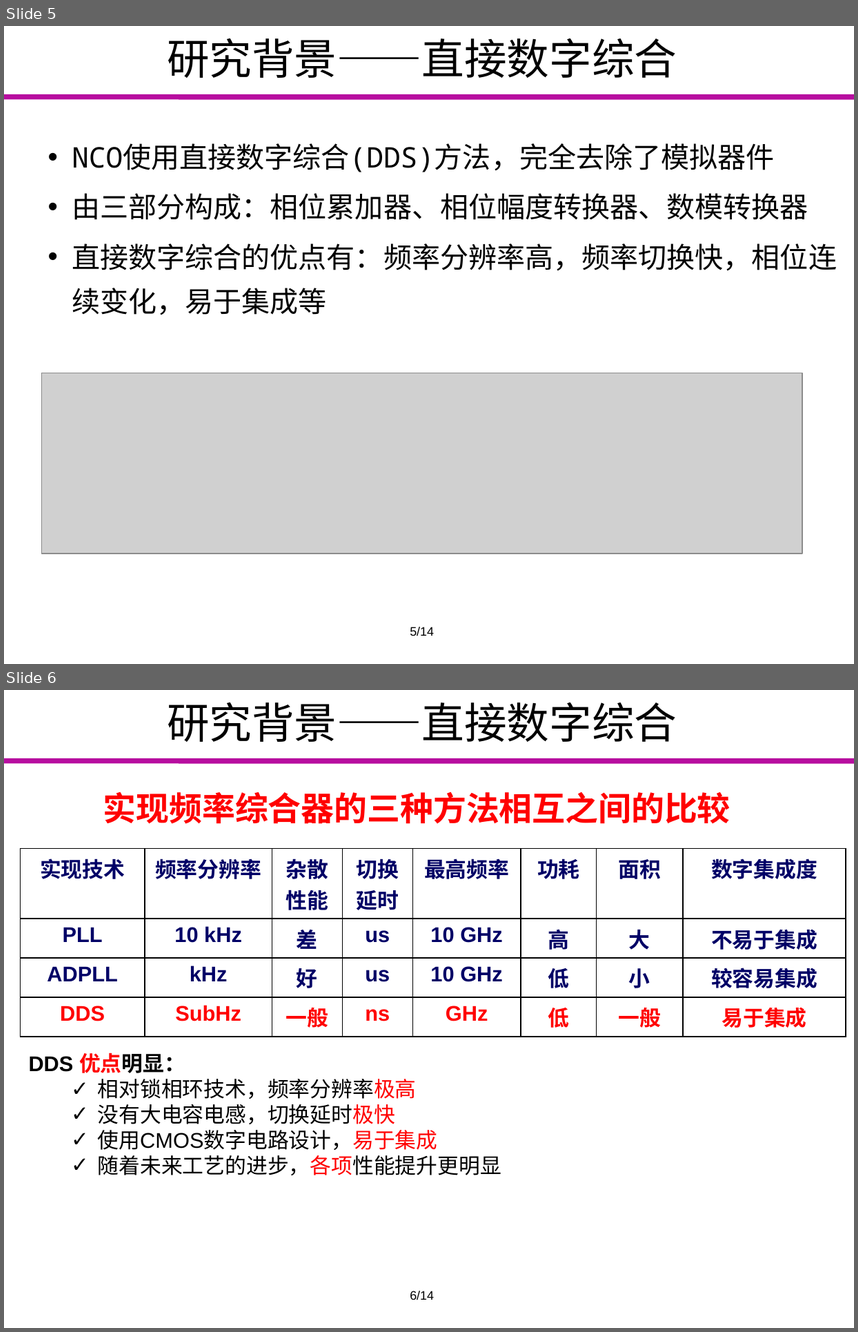
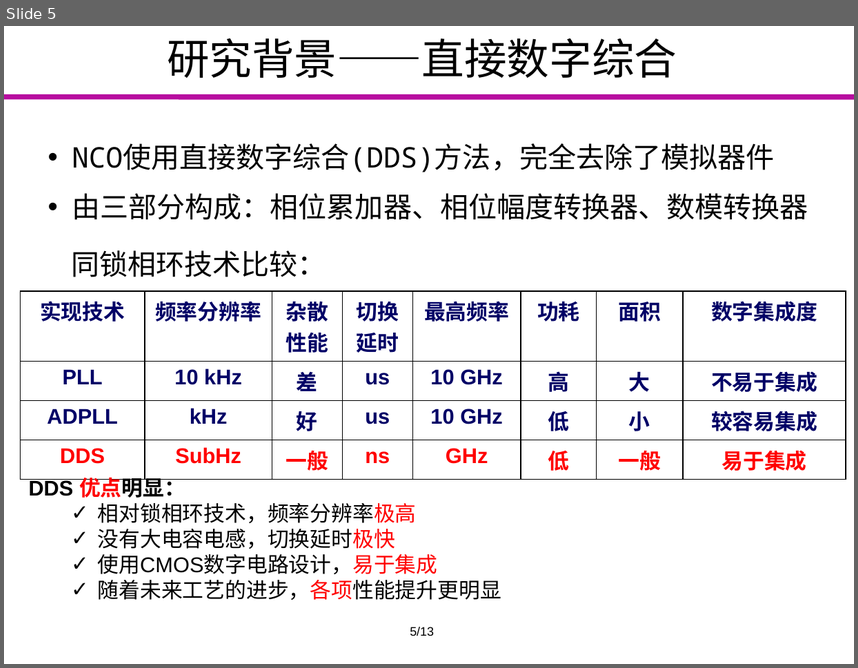
Before and after one commit to Markov2016/kaiti, a slide deck: ppt/yyx_v1.0.pptx. Shown one above the other, each under a label of ours: slides 5 and 6 before the commit, slide 5 after it. The pictures are 858x1332 and 858x668 pixels, drawn with LibreOffice and Linux fonts; fonts in the diff are those of the drawing; grey boxes stand for pictures; background and template pictures are left out. Boxes give left, top, right and bottom in pixels: in the first picture for what was removed or moved away, otherwise in the second. Text is boxed around its words. In the diff, an @@ line names an element or a change of style, - is before the commit and + after.

```diff
--- a/ppt/yyx_v1.0.pptx
+++ b/ppt/yyx_v1.0.pptx
@@ slide 6 removed at (x1=4, y1=690, x2=854, y2=1328), background #FFFFFF; not listed: 1 template element that a slide beside it also shows @@
@@ title removed at (x1=167, y1=702, x2=677, y2=742) @@
-研究背景——直接数字综合
@@ text removed at (x1=103, y1=791, x2=731, y2=824) @@
-实现频率综合器的三种方法相互之间的比较
@@ table removed at (x1=20, y1=848, x2=846, y2=1030), 4 rows, 8 columns @@
-实现技术 | 频率分辨率 | 杂散性能 | 切换延时 | 最高频率 | 功耗 | 面积 | 数字集成度
-PLL | 10 kHz | 差 | us | 10 GHz | 高 | 大 | 不易于集成
-ADPLL | kHz | 好 | us | 10 GHz | 低 | 小 | 较容易集成
-DDS | SubHz | 一般 | ns | GHz | 低 | 一般 | 易于集成
@@ text removed at (x1=29, y1=1052, x2=501, y2=1175) @@
-DDS 优点明显：
-  ✓ 相对锁相环技术，频率分辨率极高
-  ✓ 没有大电容电感，切换延时极快
-  ✓ 使用CMOS数字电路设计，易于集成
-  ✓ 随着未来工艺的进步，各项性能提升更明显
@@ text removed at (x1=410, y1=1290, x2=434, y2=1300) @@
-6/14
@@ slide 5 changed as well @@
@@ text added at (x1=71, y1=250, x2=326, y2=277), 24 pt, text #000000 @@
+同锁相环技术比较：
@@ text at (x1=72, y1=243, x2=837, y2=315): paragraph removed @@
-• 直接数字综合的优点有：频率分辨率高，频率切换快，相位连续变化，易于集成等
@@ table added at (x1=20, y1=291, x2=846, y2=473), 4 rows, 8 columns @@
+实现技术 | 频率分辨率 | 杂散性能 | 切换延时 | 最高频率 | 功耗 | 面积 | 数字集成度
+PLL | 10 kHz | 差 | us | 10 GHz | 高 | 大 | 不易于集成
+ADPLL | kHz | 好 | us | 10 GHz | 低 | 小 | 较容易集成
+DDS | SubHz | 一般 | ns | GHz | 低 | 一般 | 易于集成
@@ picture removed at (x1=41, y1=373, x2=802, y2=553) @@
@@ text added at (x1=29, y1=474, x2=501, y2=599), 18 pt, text #000000 @@
+DDS 优点明显：
+  ✓ 相对锁相环技术，频率分辨率极高
+  ✓ 没有大电容电感，切换延时极快
+  ✓ 使用CMOS数字电路设计，易于集成
+  ✓ 随着未来工艺的进步，各项性能提升更明显
@@ text at (x1=410, y1=626, x2=434, y2=636): text changed @@
-5/14
+5/13
```
Also in this commit, not shown: 12 other slides changed, 1 other file.
